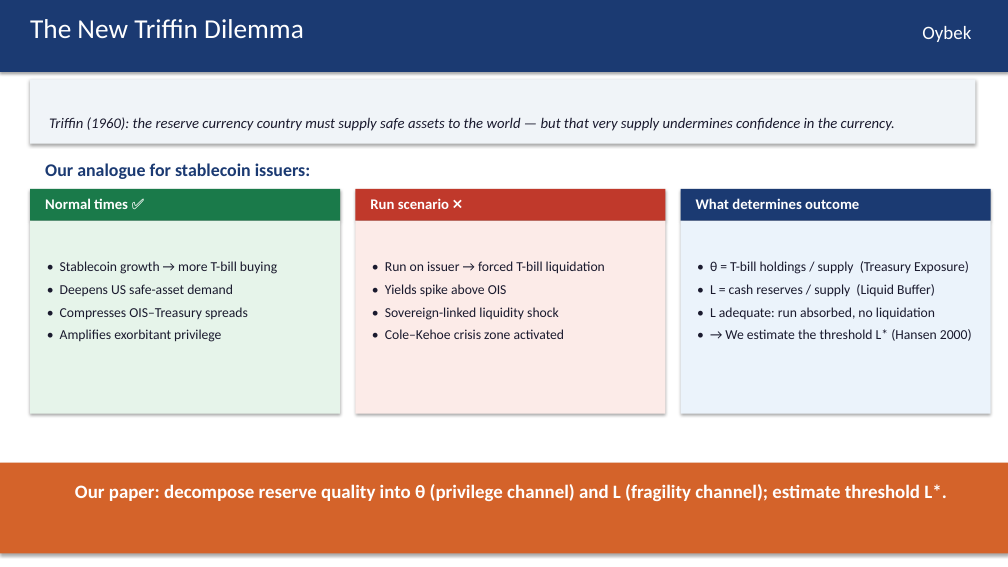
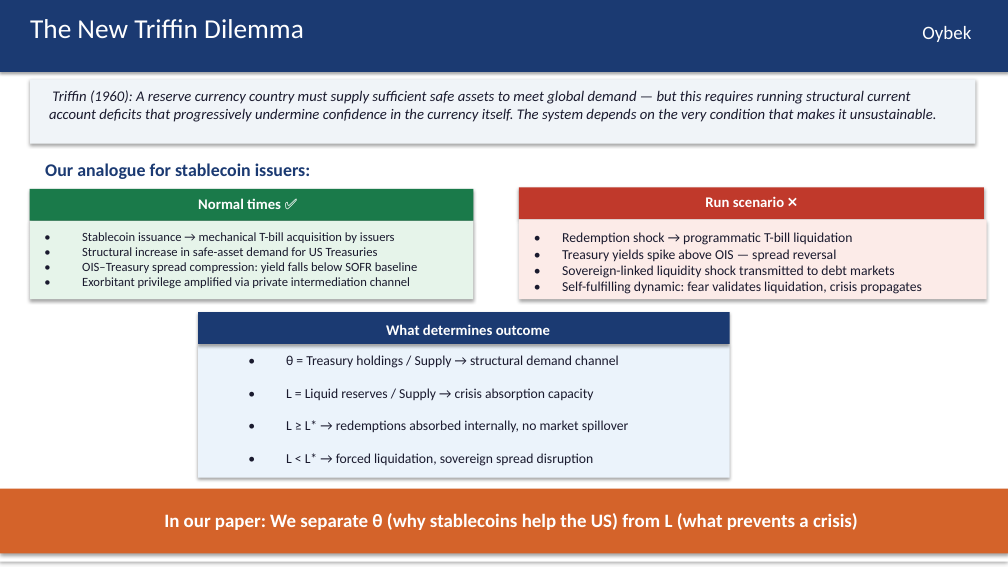
Before and after one commit to kimmireu0921/Stablecoins-and-the-Exorbitant-Privilege, a slide deck: slide 5 of FINAL_0512_Stablecoin_Exorbitant_Privilege.pptx (slide 4 before the commit). Drawn at 1008x567 pixels with LibreOffice and Linux fonts; fonts in the diff are those of the drawing. Boxes give left, top, right and bottom in pixels: in the first picture for what was removed or moved away, otherwise in the second. Text is boxed around its words. In the diff, an @@ line names an element or a change of style, - is before the commit and + after.

```diff
--- a/FINAL_0512_Stablecoin_Exorbitant_Privilege.pptx
+++ b/FINAL_0512_Stablecoin_Exorbitant_Privilege.pptx
@@ rectangle: place and size @@
-rectangle at [0, 0, 1008, 567]
+rectangle at [0, 0, 1008, 562]
@@ text at [49, 90, 937, 122]: text changed @@
-Triffin (1960): the reserve currency country must supply safe assets to the world — but that very supply undermines confidence in the currency.
+Triffin (1960): A reserve currency country must supply sufficient safe assets to meet global demand — but this requires running structural current account deficits that progressively undermine confidence in the currency itself. The system depends on the very condition that makes it unsustainable.
@@ rectangle: place and size @@
-rectangle at [30, 189, 340, 221]
+rectangle at [29, 189, 473, 221]
@@ text "Run scenario ❌": place and size @@
-text "Run scenario ❌" at [370, 198, 449, 209]
+text "Run scenario ❌" at [705, 196, 784, 207]
@@ rectangle: place and size @@
-rectangle at [355, 189, 665, 221]
+rectangle at [519, 188, 984, 219]
@@ rectangle removed at [681, 189, 991, 221] @@
@@ rectangle: place and size @@
-rectangle at [30, 221, 340, 414]
+rectangle at [30, 221, 473, 299]
@@ text at [82, 232, 417, 288]: text changed; size 13 to 12 pt @@
-• Stablecoin growth → more T-bill buying
-• Deepens US safe-asset demand
-• Compresses OIS–Treasury spreads
-• Amplifies exorbitant privilege
+• Stablecoin issuance → mechanical T-bill acquisition by issuers
+• Structural increase in safe-asset demand for US Treasuries
+• OIS–Treasury spread compression: yield falls below SOFR baseline
+• Exorbitant privilege amplified via private intermediation channel
@@ rectangle: place and size @@
-rectangle at [355, 221, 665, 414]
+rectangle at [519, 219, 987, 299]
@@ text at [562, 232, 922, 294]: text changed @@
-• Run on issuer → forced T-bill liquidation
-• Yields spike above OIS
-• Sovereign-linked liquidity shock
-• Cole–Kehoe crisis zone activated
+• Redemption shock → programmatic T-bill liquidation
+• Treasury yields spike above OIS — spread reversal
+• Sovereign-linked liquidity shock transmitted to debt markets
+• Self-fulfilling dynamic: fear validates liquidation, crisis propagates
@@ text removed at [710, 261, 972, 341] @@
-• θ = T-bill holdings / supply (Treasury Exposure)
-• L = cash reserves / supply (Liquid Buffer)
-• L adequate: run absorbed, no liquidation
-• → We estimate the threshold L* (Hansen 2000)
@@ rectangle added at [198, 312, 730, 344], fill #1B3A72 @@
@@ alignment left to centre in 3 elements at [198, 198, 281, 209], [705, 196, 784, 207], [386, 324, 550, 335] @@
@@ text "What determines outcome": place and size @@
-text "What determines outcome" at [696, 198, 859, 209]
+text "What determines outcome" at [386, 324, 550, 335]
@@ rectangle: place and size @@
-rectangle at [681, 221, 991, 414]
+rectangle at [198, 346, 730, 478]
@@ text added at [286, 355, 629, 466], 13 pt, text #1A1A2E @@
+• θ = Treasury holdings / Supply → structural demand channel
+• L = Liquid reserves / Supply → crisis absorption capacity
+• L ≥ L* → redemptions absorbed internally, no market spillover
+• L < L* → forced liquidation, sovereign spread disruption
@@ rectangle: place and size @@
-rectangle at [0, 463, 1008, 554]
+rectangle at [0, 488, 1008, 554]
@@ text at [164, 513, 858, 530]: text changed @@
-Our paper: decompose reserve quality into θ (privilege channel) and L (fragility channel); estimate threshold L*.
+In our paper: We separate θ (why stablecoins help the US) from L (what prevents a crisis)
```
Also in this commit, not shown: 2 other slides changed, 1 slide added.
